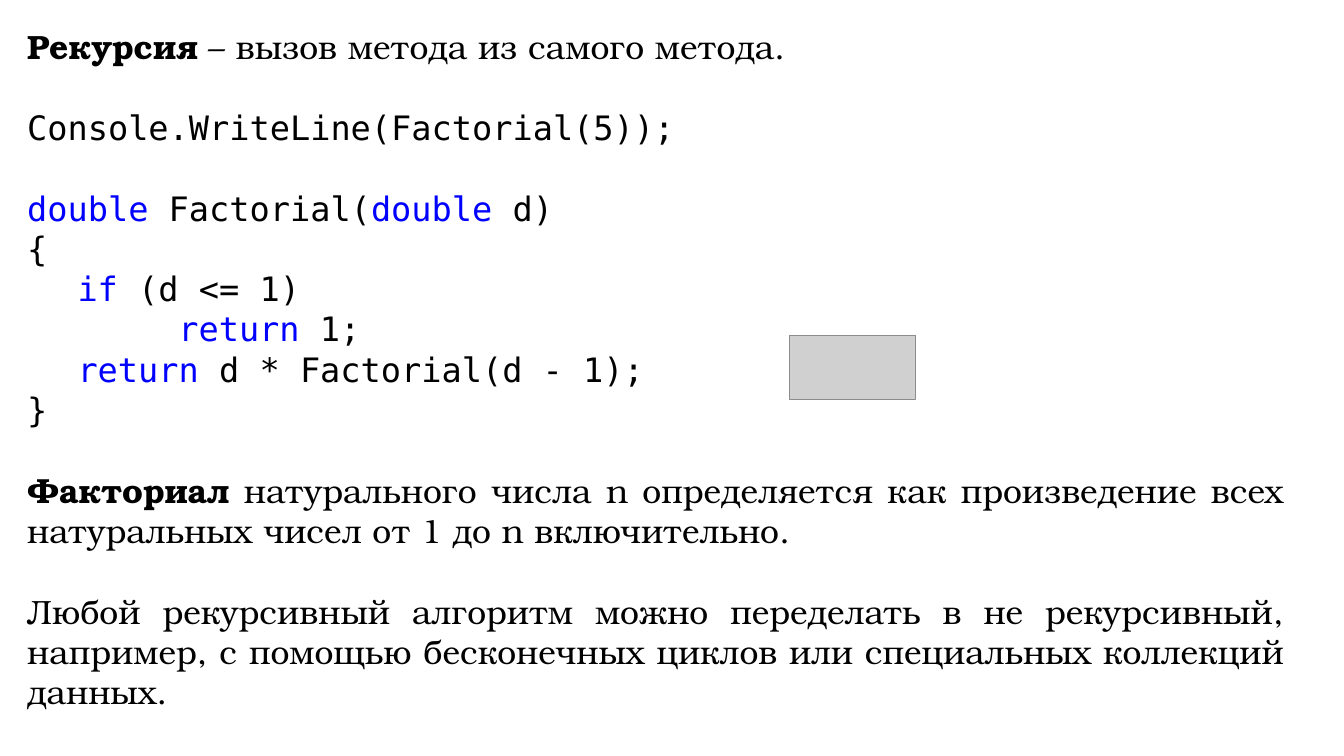
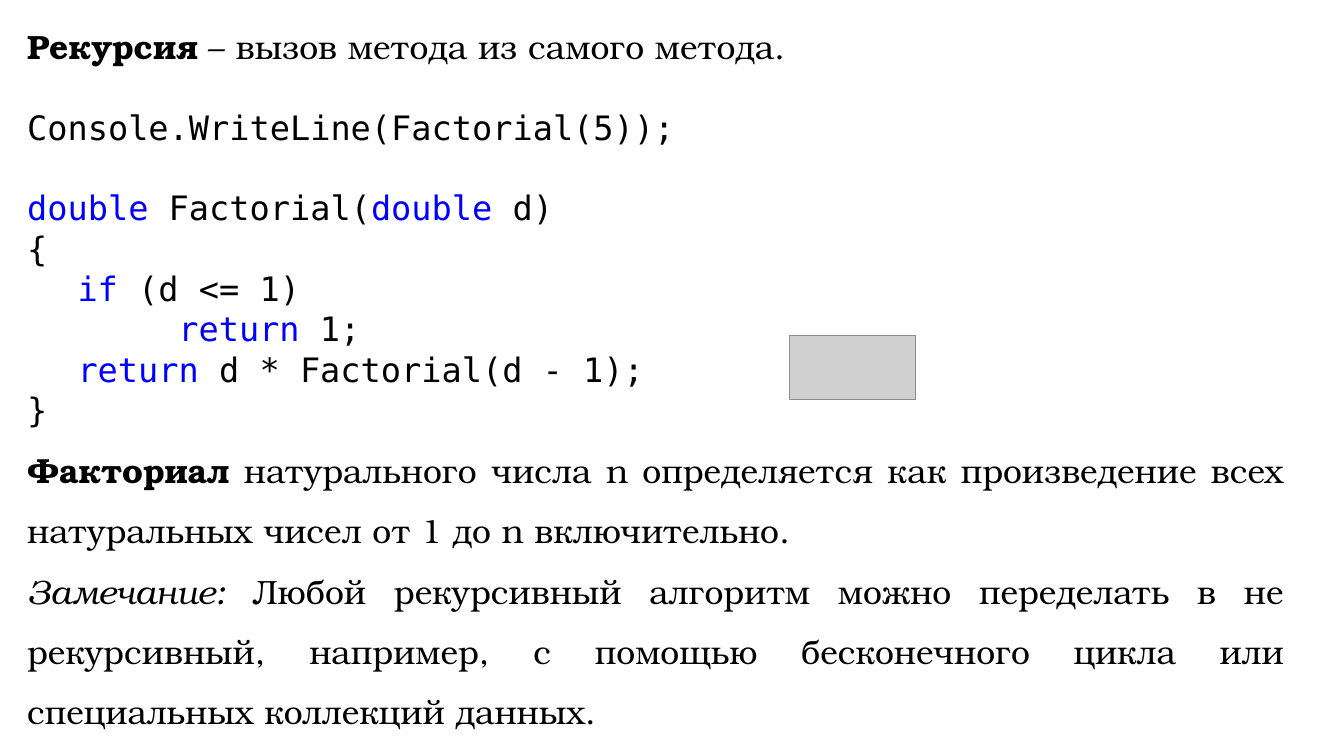
Before and after one commit to DaniilKlyukin/ITiP-1, a slide deck: slide 10 of Лекции/ИТиП лек 3 (лр 3, практическая 2).pptx. Drawn at 1344x756 pixels with LibreOffice and Linux fonts; fonts in the diff are those of the drawing; grey boxes stand for pictures. Boxes give left, top, right and bottom in pixels: in the first picture for what was removed or moved away, otherwise in the second. Text is boxed around its words. In the diff, an @@ line names an element or a change of style, - is before the commit and + after.

```diff
--- a/Лекции/ИТиП лек 3 (лр 3, практическая 2).pptx
+++ b/Лекции/ИТиП лек 3 (лр 3, практическая 2).pptx
@@ text at (27,459,1284,551): line spacing 1 to 1.5 @@
@@ text at (27,579,1284,672): text changed @@
-Любой рекурсивный алгоритм можно переделать в не рекурсивный, например, с помощью бесконечных циклов или специальных коллекций данных.
+Замечание: Любой рекурсивный алгоритм можно переделать в не рекурсивный, например, с помощью бесконечного цикла или специальных коллекций данных.
```
Also in this commit, not shown: 4 other slides changed.
